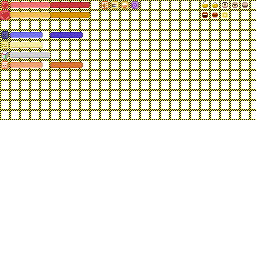
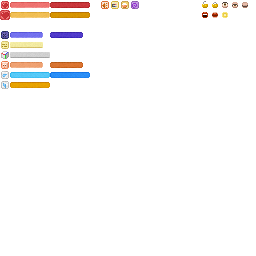
Two versions of the same layered image (256 × 256). Layer-by-layer changes:
added layer "马槽 - 高" above "马槽 - 中" over (x1=10, y1=82, x2=50, y2=88)
added layer "马槽 - 中" above "马槽 - 低" over (x1=50, y1=72, x2=90, y2=78)
added layer "马槽 - 低" above "马的跳高" over (x1=10, y1=72, x2=50, y2=78)
added layer "马的跳高" above "马的奔速" over (x1=1, y1=81, x2=9, y2=89)
added layer "马的奔速" above "状态效果" over (x1=1, y1=71, x2=9, y2=79)
hid "边框" over (x1=0, y1=0, x2=256, y2=120)
